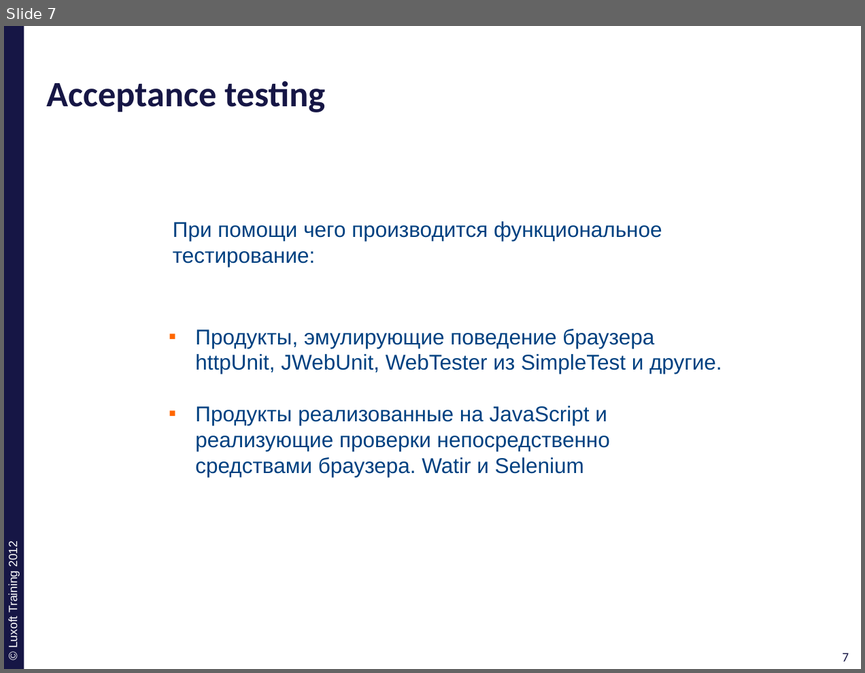
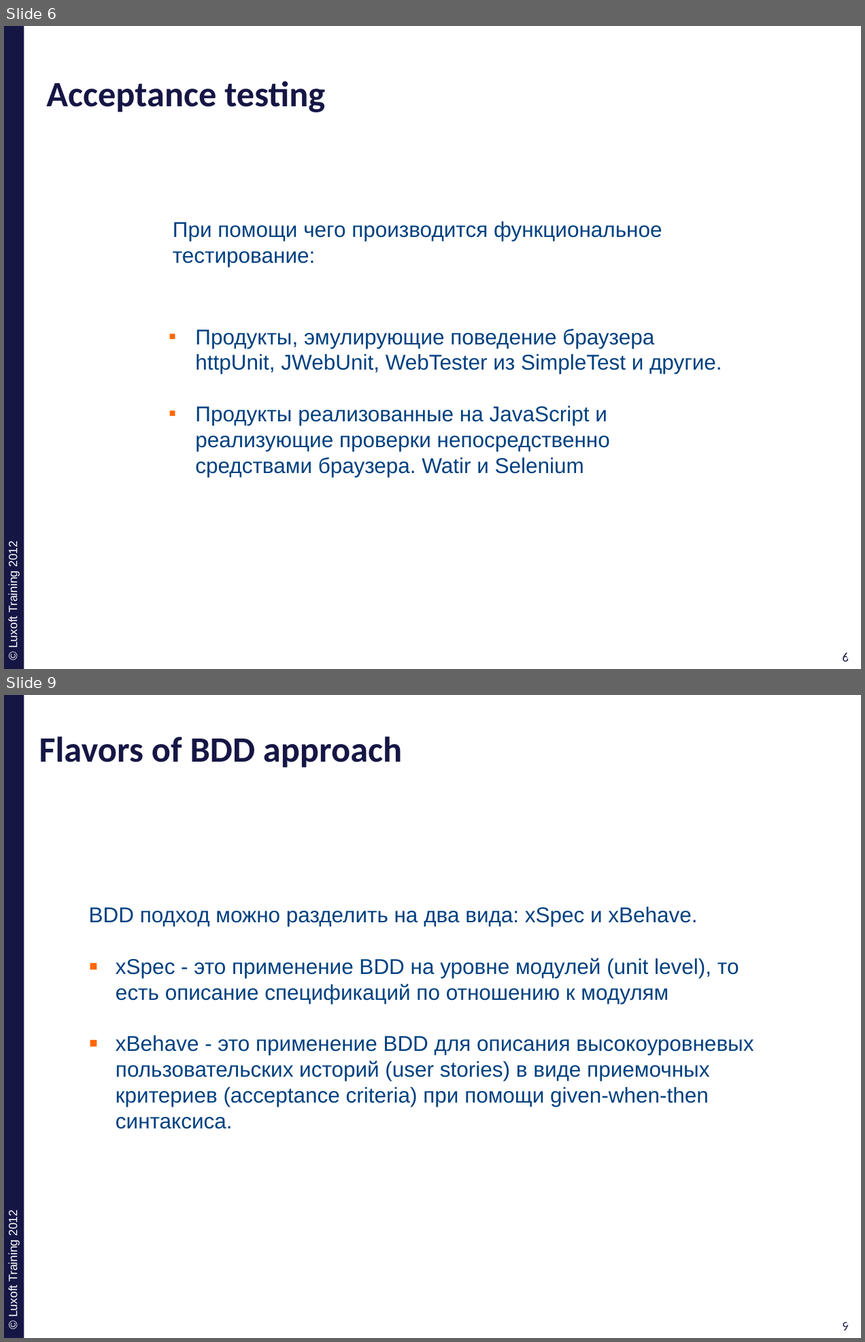
Before and after one commit to ivan-dyachenko/Trainings, a slide deck: Test Driven Development/materials/pptx/8. TDD-Acceptance-Testing.pptx. Shown one above the other, each under a label of ours: slide 7 before the commit, slides 6 and 9 after it; the slides between them are not shown. The pictures are 865x673 and 865x1342 pixels, drawn with LibreOffice and Linux fonts; fonts in the diff are those of the drawing; background and template pictures are left out. Boxes give left, top, right and bottom in pixels: in the first picture for what was removed or moved away, otherwise in the second. Text is boxed around its words. In the diff, an @@ line names an element or a change of style, - is before the commit and + after.

Commit message:
finishing tdd-acceptance-testing

```diff
--- a/Test Driven Development/materials/pptx/8. TDD-Acceptance-Testing.pptx
+++ b/Test Driven Development/materials/pptx/8. TDD-Acceptance-Testing.pptx
@@ slide 9 added at box(4, 695, 861, 1338), background #FFFFFF; not listed: 4 template elements that a slide beside it also shows @@
@@ title added at box(39, 736, 402, 768), 30 pt, text #161645, bold @@
+Flavors of BDD approach
@@ text added at box(89, 906, 753, 1129), 18 pt, text #004080 @@
+BDD подход можно разделить на два вида: xSpec и xBehave.
+▪ xSpec - это применение BDD на уровне модулей (unit level), то есть описание спецификаций по отношению к модулям
+▪ xBehave - это применение BDD для описания высокоуровневых пользовательских историй (user stories) в виде приемочных критериев (acceptance criteria) при помощи given-when-then синтаксиса.
@@ what was slide 7 is now slide 6 @@
@@ page number at box(842, 652, 849, 661): text changed @@
-7
+6
@@ page number at box(846, 652, 853, 661): text changed @@
-7
+6
```
Also in this commit, not shown: 2 slides changed, 9 other slides added, 1 slide removed, 1 other file.
